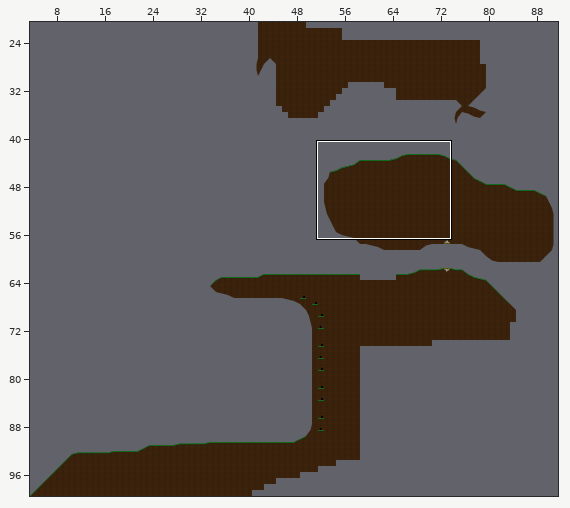
Level history. Tiled map: Code/GravWalker.Content/maps/testmap2.tmx. The first picture is a wide view before the edit; the outline marks the close-up.
Close-up. First the earlier version:
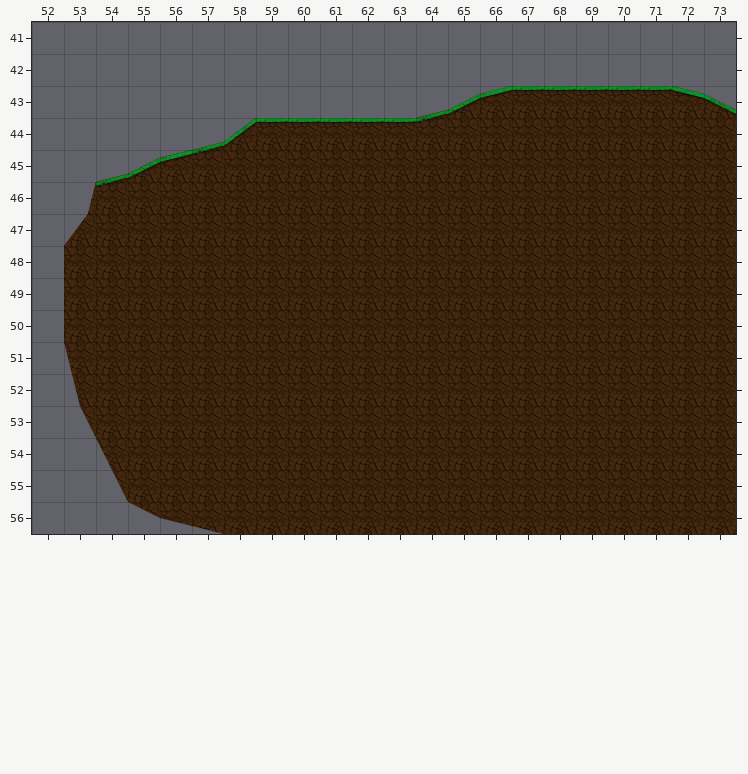
Cells are 128x128 px. Shown: x 52..73, y 41..56. The commit also changed other parts of the map, which this record leaves out.
And afterwards:
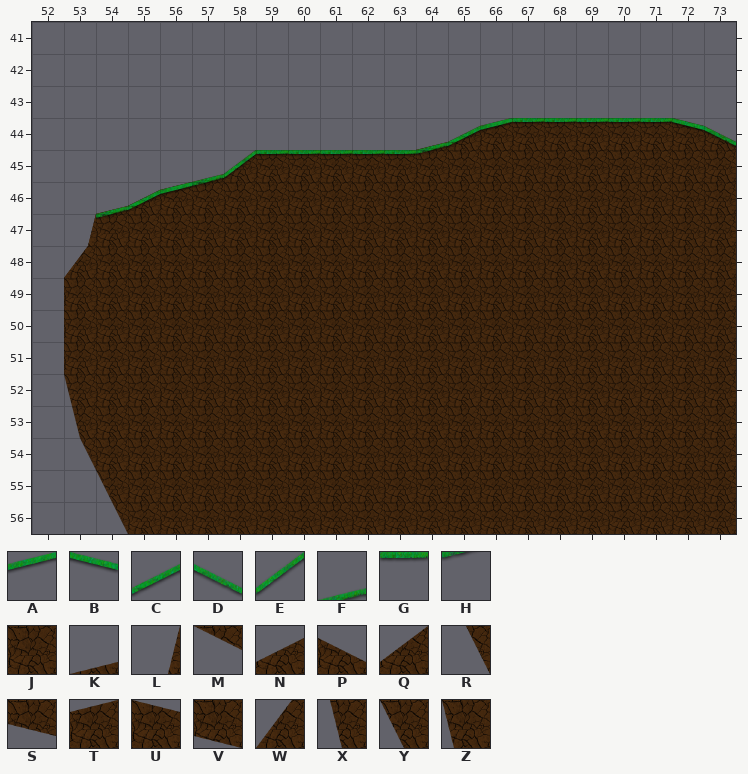
Key: from "grass": A 25, B 26, C 75, D 76, E 77, F 103, G 108, H 115; from "testtiles": J 1, K 3, L 6, M 24, N 34, P 35, Q 36, R 46, S 56, T 64, U 65, V 72, W 84, X 112, Y 115, Z 118.
_ is an empty cell, # one hidden under a higher layer, . an unchanged one.
The edit:
--- layer "Collision"
@@ x 53..73 @@
-43 ...........KNTJJJJJUP
-44 ....KQJJJJJJJJ.....JJ
-45 .KNTJJ..____.........
-46 L_J#_................
-47 W....................
-48 _....................
+43 ...........__________
+44 ...._______KNT.....UP
+45 .___KQ..JJJJ.........
+46 _KNTJ................
+47 L....................
+48 W....................
--- layer "Non-Collision"
@@ x 53..64 @@
-43 ...........K
-44 ..........._
-45 .KNT...JJJJJ
-46 LJ_JJ.......
-47 W...........
-48 J...........
+43 ..........._
+44 ...........K
+45 .___..._____
+46 _KNT_.......
+47 L...........
+48 W...........
@@ x 53..57 @@
-51 Z....
-52 X....
-53 R....
-54 _Y...
-55 .R...
-56 ._MSV
+51 J....
+52 Z....
+53 X....
+54 RJ...
+55 .Y...
+56 .RJJJ
--- layer "Decals"
@@ x 54..73 @@
-43 ..........FCAGGGGGBD
-44 ...FEGGGGGH_________
-45 FCAH_______.........
-46 H___................
-47 _...................
+43 ..........__________
+44 ..._______FCAGGGGGBD
+45 ___FEGGGGGH.........
+46 FCAH................
+47 H...................
Boxes around the changes in both close-ups, in picture pixels (x1, y1, x2, y2):
changed: (64, 86, 736, 278)
changed: (64, 343, 223, 534)
